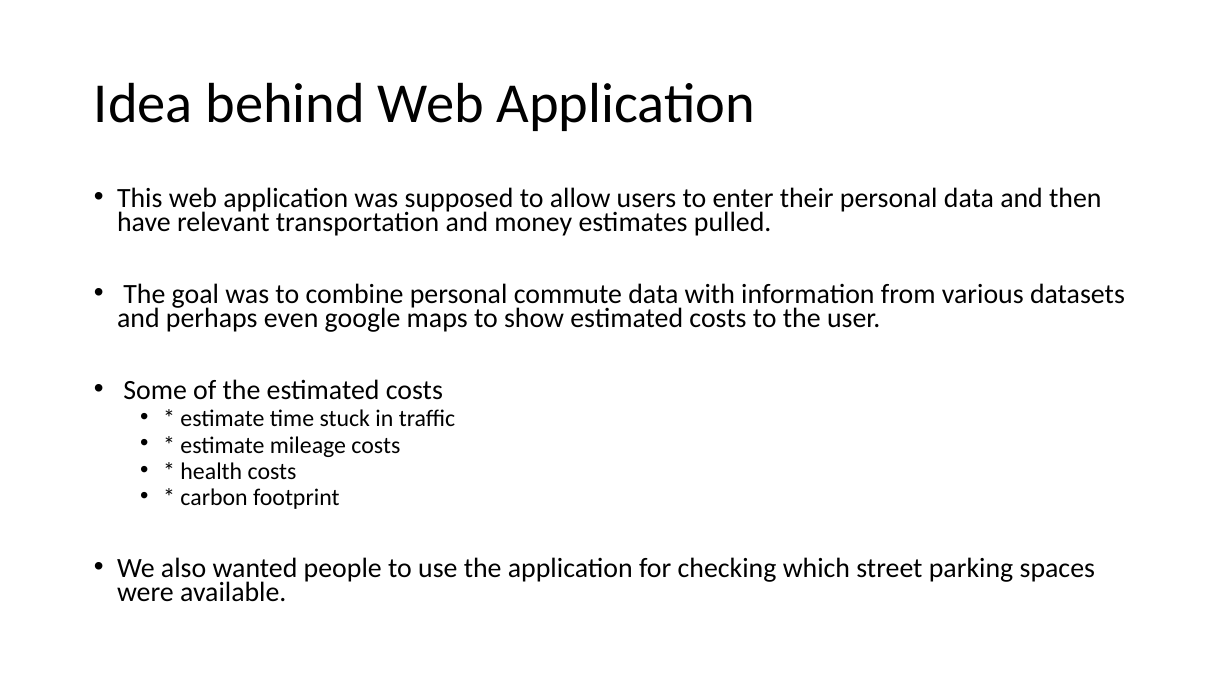
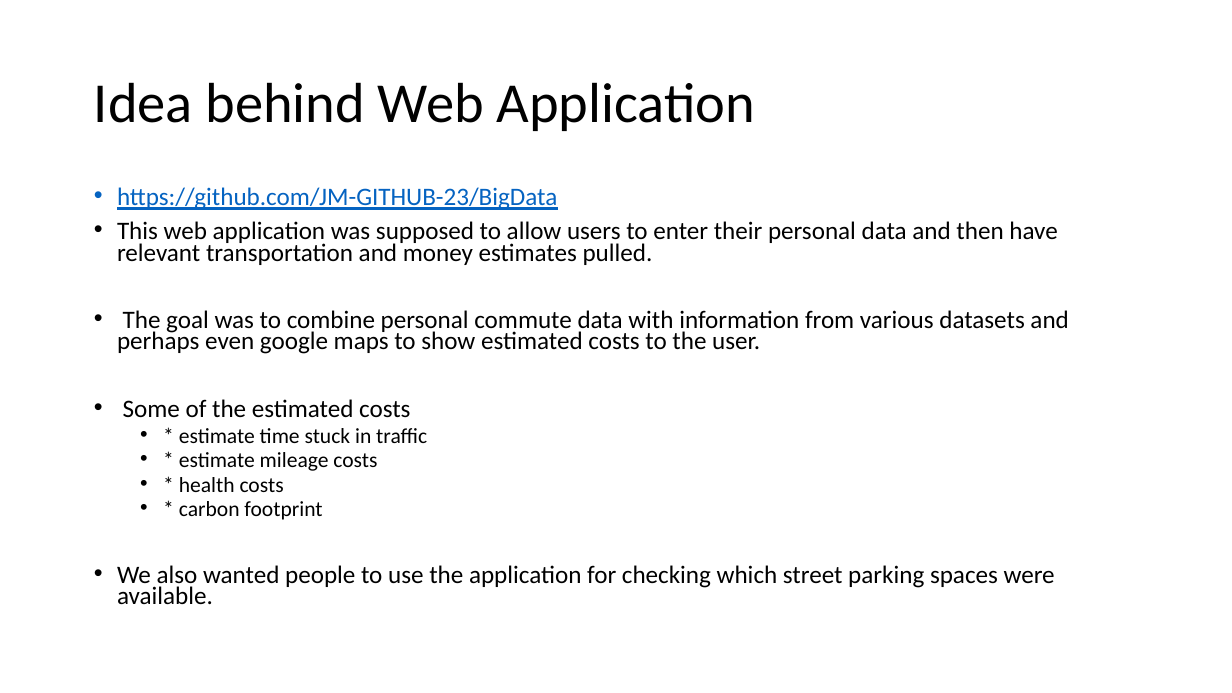
Before and after one commit to BigDataForSanDiego/2019-Team-101, a slide deck: slide 3 of Team World Wide.pptx. Drawn at 1232x693 pixels with LibreOffice and Linux fonts; fonts in the diff are those of the drawing. Boxes give left, top, right and bottom in pixels: in the first picture for what was removed or moved away, otherwise in the second. Text is boxed around its words. In the diff, an @@ line names an element or a change of style, - is before the commit and + after.

```diff
--- a/Team World Wide.pptx
+++ b/Team World Wide.pptx
@@ text at (x1=117, y1=187, x2=557, y2=210): paragraph added @@
+• https://github.com/JM-GITHUB-23/BigData
@@ text at (x1=117, y1=221, x2=1068, y2=605): size 21.7 to 19.6 pt in "This web application was supposed to allow ...", "The goal was to combine personal commute ...", "Some of the estimated costs", "We also wanted people to use the ..."; size 18.6 to 16.8 pt in "* estimate time stuck in traffic", "* estimate mileage costs", "* health costs", "* carbon footprint" @@
```
